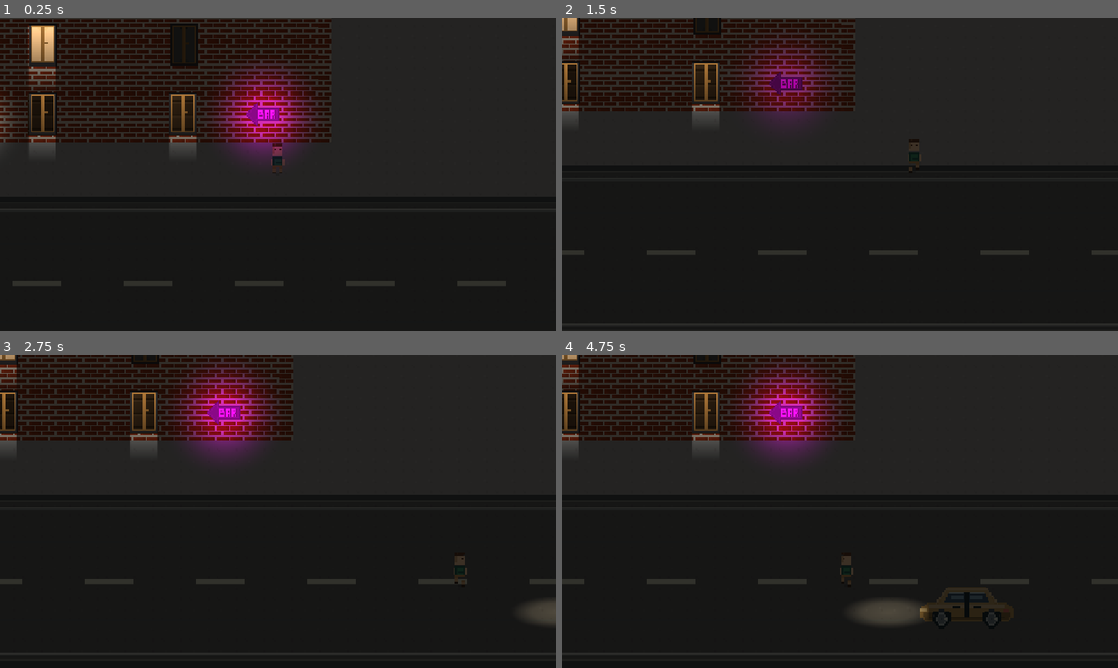
Above: before the commit, frames 1-4 (two rows, left to right).
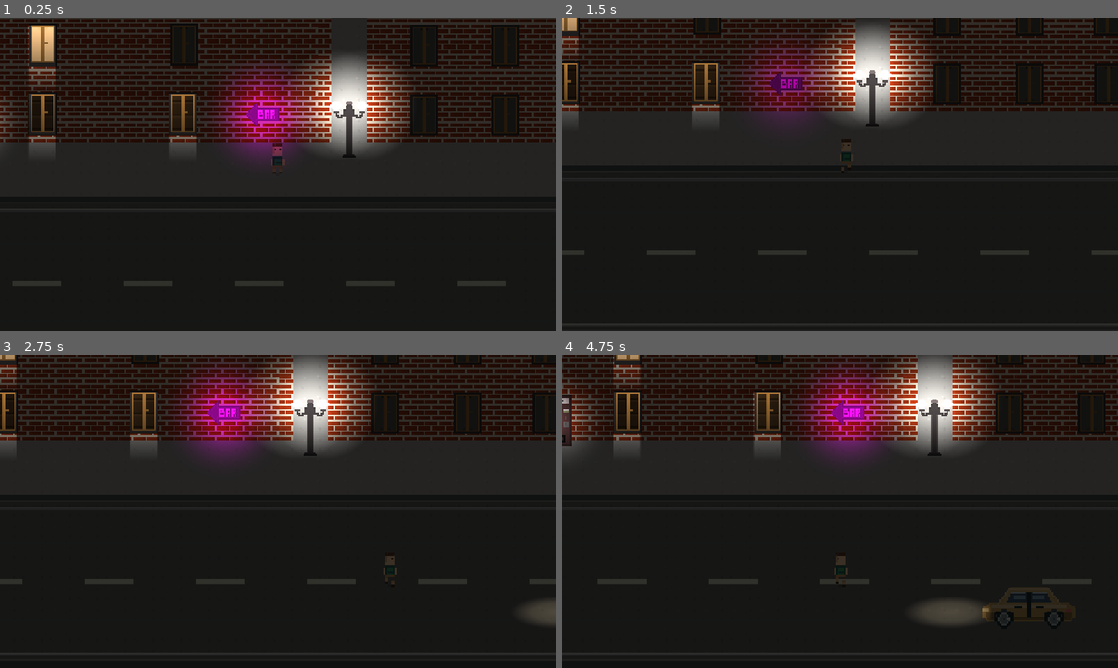
Above: after the commit, the same moments.

Repository: daniilbug/Drunkheads
Game: Godot game, scene res://scenes/main.tscn
Same seed, same stepped clock (60 frames per second), same inputs: the game is played once before the commit and once after it. This scene is started directly instead of the project's main scene.
Inputs:
- Up to frame 1 (0.25 s): no input
- Up to frame 2 (1.5 s): tap Enter at 0.5 s; hold D (right) 0.53-1.28 s; hold E (interact) 0.53-1.28 s; hold S (down) from 1.28 s (still down); tap Q (take) at 1.35 s
- Up to frame 3 (2.75 s): release S (down) at 2.03 s; hold D (right) from 2.03 s (still down); hold E (interact) from 2.03 s (still down)
- Up to frame 4 (4.75 s): release D (right) at 2.78 s; release E (interact) at 2.78 s; hold Up (tf_kick_up) 2.78-3.53 s; tap Q (take) at 2.85, 4.35 s; hold E (interact) 3.53-4.28 s; hold A (left) from 3.53 s (still down)

The runs differ from the first frame. In frame 1, 11% of the frame differs, in the area x 51-100%, y 0-44%; in frame 2, 11%; in frame 3, 11%; in frame 4, 22%, in the area x 0-100%, y 0-87%.

Commit message:
Add complete street decorations

Diff:
--- a/scenes/main.tscn
+++ b/scenes/main.tscn
@@ -11,6 +11,8 @@
 [ext_resource type="PackedScene" uid="uid://ds0moei40y8mg" path="res://scenes/street/cigarette_machine.tscn" id="6_cigarette_machine"]
 [ext_resource type="PackedScene" uid="uid://yyxk8drg18gg" path="res://scenes/room/wc/trash.tscn" id="9_85g3d"]
 [ext_resource type="Script" uid="uid://bl7568cacjjv2" path="res://scripts/street/traffic_lane.gd" id="11_traffic_lane"]
+[ext_resource type="PackedScene" uid="uid://dcpll4c8f6iix" path="res://scenes/street/brick_house.tscn" id="12_eb6dy"]
+[ext_resource type="PackedScene" uid="uid://bvdxs668pifkp" path="res://scenes/street/lantern.tscn" id="13_trceg"]
 
 [sub_resource type="NavigationPolygon" id="NavigationPolygon_street"]
 vertices = PackedVector2Array(532.47656, 489.9922, -159.5, 489.75, -159.5, 380, 532.27344, 380)
@@ -94,7 +96,7 @@
 spawn_path = NodePath("..")
 
 [node name="Trash" parent="." index="14" unique_id=2128032258 instance=ExtResource("9_85g3d")]
-position = Vector2(74.25, 362.75)
+position = Vector2(83.5, 361.75)
 
 [node name="VehicleSpawner" type="MultiplayerSpawner" parent="." index="15" unique_id=76173513]
 _spawnable_scenes = PackedStringArray("uid://cmx2do5gbfegd")
@@ -132,3 +134,15 @@
 
 [node name="TopRight" parent="LevelBounds" parent_id_path=PackedInt32Array(53559245) index="1" unique_id=1707001651]
 position = Vector2(499.25, -200.25)
+
+[node name="BrickHouse1" parent="." index="20" unique_id=761605544 instance=ExtResource("12_eb6dy")]
+position = Vector2(-87.75, 359.5)
+
+[node name="BrickHouse2" parent="." index="21" unique_id=400617549 instance=ExtResource("12_eb6dy")]
+position = Vector2(447.75, 360)
+
+[node name="Lantern1" parent="." index="22" unique_id=1093253301 instance=ExtResource("13_trceg")]
+position = Vector2(1.75, 367.5)
+
+[node name="Lantern2" parent="." index="23" unique_id=1587735933 instance=ExtResource("13_trceg")]
+position = Vector2(357.75, 367.5)
--- /dev/null
+++ b/scenes/street/brick_house.tscn
@@ -0,0 +1,73 @@
+[gd_scene format=3 uid="uid://dcpll4c8f6iix"]
+
+[ext_resource type="Texture2D" uid="uid://dorn05fe7oiuy" path="res://assets/sprites/brick.png" id="1_8dc4u"]
+[ext_resource type="Texture2D" uid="uid://d1a63b7773g85" path="res://assets/sprites/roof.png" id="2_0kse8"]
+[ext_resource type="Texture2D" uid="uid://dy3jp4m0eurq2" path="res://assets/sprites/window.png" id="3_0kse8"]
+
+[sub_resource type="RectangleShape2D" id="RectangleShape2D_8dc4u"]
+size = Vector2(160, 9)
+
+[node name="BrickHouse" type="StaticBody2D" unique_id=400617549]
+
+[node name="House" type="Sprite2D" parent="." unique_id=1958668727]
+texture_repeat = 2
+position = Vector2(0, -81)
+texture = ExtResource("1_8dc4u")
+region_enabled = true
+region_rect = Rect2(0, 0, 160, 160)
+
+[node name="Roof" type="Sprite2D" parent="." unique_id=1454444725]
+texture_repeat = 2
+position = Vector2(0, -177)
+texture = ExtResource("2_0kse8")
+region_enabled = true
+region_rect = Rect2(0, 0, 160, 80)
+
+[node name="Shape" type="CollisionShape2D" parent="." unique_id=137175669]
+position = Vector2(0, -5.5)
+shape = SubResource("RectangleShape2D_8dc4u")
+
+[node name="Window1" type="Sprite2D" parent="." unique_id=183051038]
+position = Vector2(46, -17)
+texture = ExtResource("3_0kse8")
+hframes = 2
+
+[node name="Window2" type="Sprite2D" parent="." unique_id=243964577]
+position = Vector2(45, -57)
+texture = ExtResource("3_0kse8")
+hframes = 2
+
+[node name="Window3" type="Sprite2D" parent="." unique_id=506423822]
+position = Vector2(44, -96)
+texture = ExtResource("3_0kse8")
+hframes = 2
+
+[node name="Window4" type="Sprite2D" parent="." unique_id=2006152592]
+position = Vector2(-47, -96)
+texture = ExtResource("3_0kse8")
+hframes = 2
+
+[node name="Window5" type="Sprite2D" parent="." unique_id=385207916]
+position = Vector2(-47, -57)
+texture = ExtResource("3_0kse8")
+hframes = 2
+
+[node name="Window6" type="Sprite2D" parent="." unique_id=487874967]
+position = Vector2(-47, -17)
+texture = ExtResource("3_0kse8")
+hframes = 2
+
+[node name="Window7" type="Sprite2D" parent="." unique_id=1127615547]
+position = Vector2(0, -57)
+texture = ExtResource("3_0kse8")
+hframes = 2
+
+[node name="Window8" type="Sprite2D" parent="." unique_id=98984178]
+position = Vector2(0, -17)
+texture = ExtResource("3_0kse8")
+hframes = 2
+
+[node name="Window9" type="Sprite2D" parent="." unique_id=1046130521]
+position = Vector2(0, -96)
+texture = ExtResource("3_0kse8")
+hframes = 2
--- /dev/null
+++ b/scenes/street/lantern.tscn
@@ -0,0 +1,34 @@
+[gd_scene format=3 uid="uid://bvdxs668pifkp"]
+
+[ext_resource type="Texture2D" uid="uid://crag0mdkjlkdj" path="res://assets/sprites/street/lantern.png" id="1_xuupk"]
+
+[sub_resource type="Gradient" id="Gradient_jphar"]
+offsets = PackedFloat32Array(0, 0.7198795)
+colors = PackedColorArray(1, 1, 1, 1, 0, 0, 0, 1)
+
+[sub_resource type="GradientTexture2D" id="GradientTexture2D_kgj5c"]
+gradient = SubResource("Gradient_jphar")
+fill = 1
+fill_from = Vector2(0.5, 0.5)
+
+[sub_resource type="CircleShape2D" id="CircleShape2D_xuupk"]
+
+[node name="Lantern" type="StaticBody2D" unique_id=1093253301]
+
+[node name="Sprite" type="Sprite2D" parent="." unique_id=687976412]
+position = Vector2(0, -18)
+texture = ExtResource("1_xuupk")
+
+[node name="Right" type="PointLight2D" parent="." unique_id=1257576708]
+position = Vector2(7.645582, -29.798136)
+texture = SubResource("GradientTexture2D_kgj5c")
+
+[node name="Left" type="PointLight2D" parent="." unique_id=1308265473]
+position = Vector2(-7.615837, -29.763142)
+texture = SubResource("GradientTexture2D_kgj5c")
+
+[node name="Shape" type="CollisionShape2D" parent="." unique_id=1413806791]
+shape = SubResource("CircleShape2D_xuupk")
+
+[node name="Obstacle" type="NavigationObstacle2D" parent="." unique_id=2086381986]
+radius = 20.0
--- a/scripts/core/npc.gd
+++ b/scripts/core/npc.gd
@@ -106,7 +106,7 @@
 		if _pass_through_ticks >= PASS_THROUGH_TICKS:
 			_end_pass_through()
 		return
-	if state == State.EXITING or is_sitting or _state_machine_tick <= 1 or nav_agent.is_navigation_finished():
+	if is_sitting or _state_machine_tick <= 1 or nav_agent.is_navigation_finished():
 		_stuck_ticks = 0
 		return
 	if progress >= STUCK_PROGRESS_DISTANCE:
@@ -202,7 +202,7 @@
 	if is_instance_valid(_hands_item) and _hands_item is Drink:
 		_hands_item.queue_free()
 	_hands_item = null
-	_set_character_avoidance(false)
+	_set_character_avoidance(true)
 	nav_agent.target_position = _npc_manager.exit_point.global_position
 	state = State.EXITING
 
Binary file added: assets/sprites/street/lantern.png
Not shown, added: assets/sprites/street/lantern.png.import
